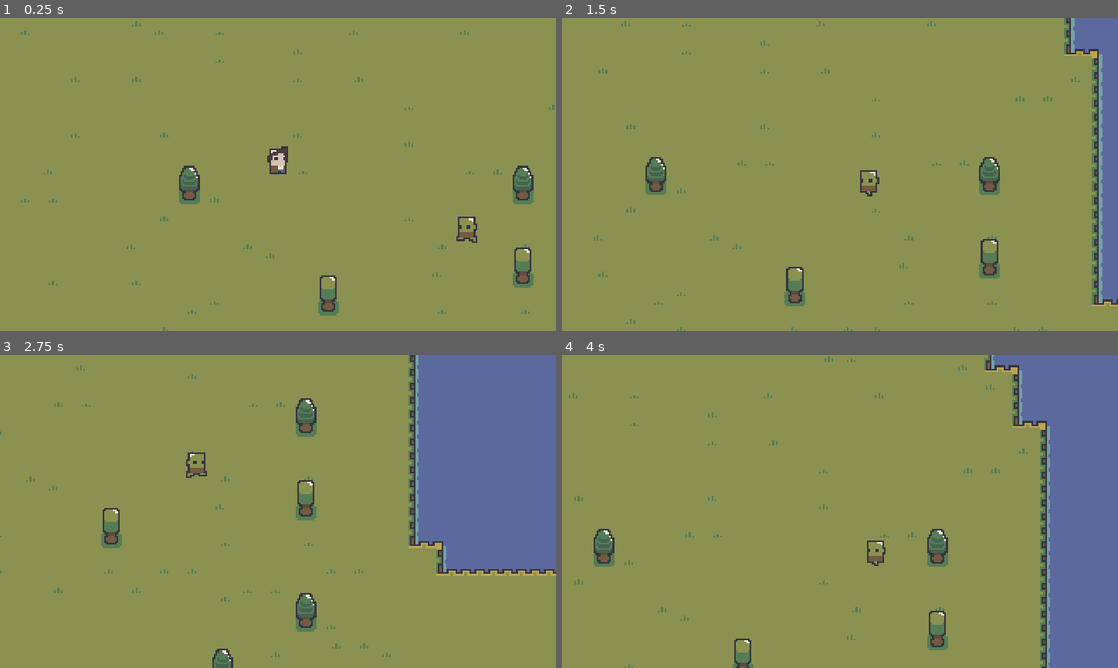
Above: before the commit, frames 1-4 (two rows, left to right).
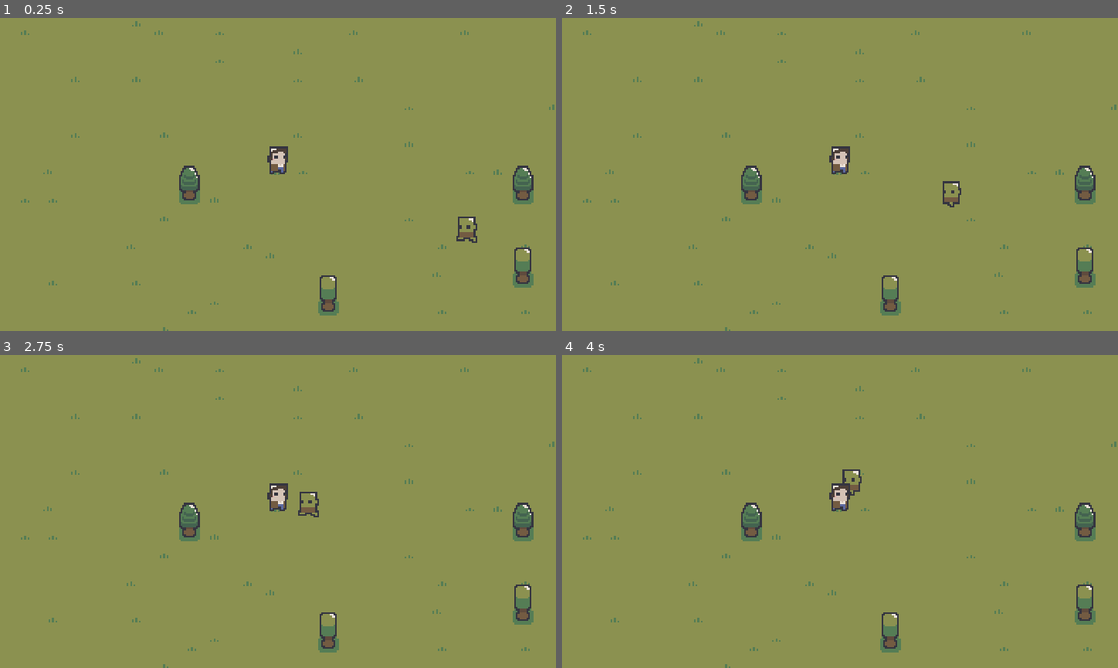
Above: after the commit, the same moments.

Repository: Garic152/axe_or_die
Game: Godot game, scene res://Scenes/proc_gen_world.tscn
Same seed, same stepped clock (60 frames per second), same inputs: the game is played once before the commit and once after it.
Inputs:
- Up to frame 1 (0.25 s): no input
- Up to frame 2 (1.5 s): hold Right (ui_right) 0.53-1.28 s; hold Down (ui_down) from 1.28 s (still down)
- Up to frame 3 (2.75 s): release Down (ui_down) at 2.03 s; hold Right (ui_right) from 2.03 s (still down)
- Up to frame 4 (4 s): release Right (ui_right) at 2.78 s; hold Up (ui_up) 2.78-3.53 s; hold Left (ui_left) from 3.53 s (still down)

The runs differ from the first frame. In frame 1, less than 0.1% of the frame differs, in the area x 48-52%, y 40-50%; in frame 2, 9.0%; in frame 3, 22%, in the area x 0-100%, y 0-100%; in frame 4, 19%.
Error after the commit: Parse Error: Identifier "current_health" not declared in the current scope. (res://Scripts/player.gd:51)

Commit message:
Started with health management system

Diff:
--- a/Scenes/EnemyGoblin.tscn
+++ b/Scenes/EnemyGoblin.tscn
@@ -1,7 +1,8 @@
-[gd_scene load_steps=14 format=3 uid="uid://dkv3nagqoyxgx"]
+[gd_scene load_steps=16 format=3 uid="uid://dkv3nagqoyxgx"]
 
 [ext_resource type="Script" path="res://Scenes/enemy_goblin.gd" id="1_23ow5"]
 [ext_resource type="Texture2D" uid="uid://u14co1ox0kkh" path="res://Textures/Enemies/dungeonSprites_ v1.5/goblin_.png" id="1_pagap"]
+[ext_resource type="Script" path="res://Scripts/health.gd" id="2_17r25"]
 
 [sub_resource type="AtlasTexture" id="AtlasTexture_hrfmv"]
 atlas = ExtResource("1_pagap")
@@ -78,6 +79,9 @@
 [sub_resource type="RectangleShape2D" id="RectangleShape2D_1no8x"]
 size = Vector2(10, 6)
 
+[sub_resource type="RectangleShape2D" id="RectangleShape2D_wg1jk"]
+size = Vector2(12, 16)
+
 [node name="CharacterBody2D" type="CharacterBody2D" groups=["enemy"]]
 z_index = 1
 collision_layer = 2
@@ -85,6 +89,9 @@
 script = ExtResource("1_23ow5")
 speed = 40
 ray_length = 30
+
+[node name="Health" type="Node2D" parent="."]
+script = ExtResource("2_17r25")
 
 [node name="ContextRays" type="Node2D" parent="."]
 position = Vector2(0, -3)
@@ -105,3 +112,12 @@
 [node name="CollisionShape2D" type="CollisionShape2D" parent="."]
 position = Vector2(0, -3)
 shape = SubResource("RectangleShape2D_1no8x")
+
+[node name="hurtbox" type="Area2D" parent="."]
+collision_mask = 3
+
+[node name="CollisionShape2D" type="CollisionShape2D" parent="hurtbox"]
+position = Vector2(0, -8)
+shape = SubResource("RectangleShape2D_wg1jk")
+
+[connection signal="area_entered" from="hurtbox" to="." method="_on_hurtbox_area_entered"]
--- a/Scenes/enemy_goblin.gd
+++ b/Scenes/enemy_goblin.gd
@@ -3,6 +3,7 @@
 @onready var collision_shape = $CollisionShape2D
 @onready var sprite = $AnimatedSprite2D
 @onready var context_rays_node = $ContextRays
+@onready var health = $Health
 
 @export var speed: int
 @export var ray_length: int
@@ -92,3 +93,7 @@
 			follow_player(players[0])
 	move_and_slide()
 	updateAnimation()
+
+
+func _on_hurtbox_area_entered(area: Area2D) -> void:
+	pass # Replace with function body.
--- a/Scenes/player.tscn
+++ b/Scenes/player.tscn
@@ -1,7 +1,8 @@
-[gd_scene load_steps=13 format=3 uid="uid://cgg0wp13758sy"]
+[gd_scene load_steps=14 format=3 uid="uid://cgg0wp13758sy"]
 
 [ext_resource type="Texture2D" uid="uid://clkd4mh2td2jr" path="res://Textures/Player/playerSprites_ [version 1.0]/fPlayer_ [human].png" id="1_78pxj"]
 [ext_resource type="Script" path="res://Scripts/player.gd" id="1_vgjpb"]
+[ext_resource type="Script" path="res://Scripts/health.gd" id="2_ip3od"]
 
 [sub_resource type="Animation" id="Animation_aw2b4"]
 length = 0.001
@@ -114,6 +115,10 @@
 z_index = 1
 collision_mask = 6
 script = ExtResource("1_vgjpb")
+speed = null
+
+[node name="Health" type="Node2D" parent="."]
+script = ExtResource("2_ip3od")
 
 [node name="Effects" type="AnimationPlayer" parent="."]
 libraries = {
@@ -129,10 +134,10 @@
 frame = 8
 
 [node name="ColorRect" type="ColorRect" parent="Sprite2D"]
-offset_left = -20.0
-offset_top = -22.0
-offset_right = 20.0
-offset_bottom = 18.0
+offset_left = -24.0
+offset_top = -29.0
+offset_right = 16.0
+offset_bottom = 11.0
 color = Color(1, 0, 0, 0)
 
 [node name="AnimationPlayer" type="AnimationPlayer" parent="."]
--- /dev/null
+++ b/Scenes/weapons/axe.tscn
@@ -0,0 +1,21 @@
+[gd_scene load_steps=4 format=3 uid="uid://bp145gmyfs2ny"]
+
+[ext_resource type="Texture2D" uid="uid://df7mauv5gxd4u" path="res://Textures/Enemies/dungeonSprites_ v1.5/weapons_.png" id="1_vl3af"]
+
+[sub_resource type="AtlasTexture" id="AtlasTexture_crhtv"]
+atlas = ExtResource("1_vl3af")
+region = Rect2(51, 28, 8, 14)
+
+[sub_resource type="RectangleShape2D" id="RectangleShape2D_qxy41"]
+size = Vector2(5, 8)
+
+[node name="axe" type="Node2D"]
+
+[node name="Sprite2D" type="Sprite2D" parent="."]
+position = Vector2(0, -7)
+texture = SubResource("AtlasTexture_crhtv")
+
+[node name="CollisionShape2D" type="CollisionShape2D" parent="Sprite2D"]
+position = Vector2(2.5, -3)
+shape = SubResource("RectangleShape2D_qxy41")
+disabled = true
--- /dev/null
+++ b/Scripts/health.gd
@@ -0,0 +1,8 @@
+class_name Health
+
+signal healthChanged
+
+@export var maxHealth = 3
+
+var currentHealth: int = maxHealth
+var isHurt: bool = false
--- a/Scripts/player.gd
+++ b/Scripts/player.gd
@@ -1,8 +1,6 @@
 extends CharacterBody2D
 
 class_name Player
-
-signal healthChanged
 
 @export var speed: int = 35
 @export var maxHealth = 3
@@ -10,9 +8,7 @@
 @onready var animation = $AnimationPlayer
 @onready var effects = $Effects
 @onready var sprite = $Sprite2D
-
-var currentHealth: int = maxHealth
-var isHurt: bool = false
+@onready var health = $Health
 
 
 func _ready() -> void:
@@ -47,17 +43,17 @@
 
 
 func _on_hurtbox_area_entered(area: Area2D) -> void:
-	if isHurt: return
+	if health.isHurt: return
 
 	if area.name == "hitbox":
-		isHurt = true
-		currentHealth -= 1
-		healthChanged.emit(currentHealth)
+		health.isHurt = true
+		health.currentHealth -= 1
+		health.healthChanged.emit(current_health)
 		knockback(area.position)
 		effects.play("hurt_blink")
-	if currentHealth <= 0:
+	if health.currentHealth <= 0:
 		sprite.visible = false
-	isHurt = false
+	health.isHurt = false
 
 
 func knockback(source: Vector2):
--- a/gui/heart_gui.gd
+++ b/gui/heart_gui.gd
@@ -1,15 +1,6 @@
 extends Panel
 
 @onready var sprite = $Sprite2D
-
-# Called when the node enters the scene tree for the first time.
-func _ready() -> void:
-	pass # Replace with function body.
-
-
-# Called every frame. 'delta' is the elapsed time since the previous frame.
-func _process(delta: float) -> void:
-	pass
 
 
 func update(whole: bool):
--- a/gui/hearts_container.gd
+++ b/gui/hearts_container.gd
@@ -1,14 +1,7 @@
 extends HBoxContainer
 
 @onready var HeartGuiClass = preload("res://gui/heartGui.tscn")
-# Called when the node enters the scene tree for the first time.
-func _ready() -> void:
-	pass # Replace with function body.
 
-
-# Called every frame. 'delta' is the elapsed time since the previous frame.
-func _process(delta: float) -> void:
-	pass
 
 func setMaxHearts(max: int):
 	for i in range(max):
--- a/project.godot
+++ b/project.godot
@@ -23,6 +23,10 @@
 window/size/window_width_override=1280
 window/size/window_height_override=720
 window/stretch/mode="canvas_items"
+
+[editor]
+
+movie_writer/movie_file="C:Downloads"
 
 [editor_plugins]
 
Binary file changed: Textures/Enemies/dungeonSprites_ v1.5/weapons_.png
